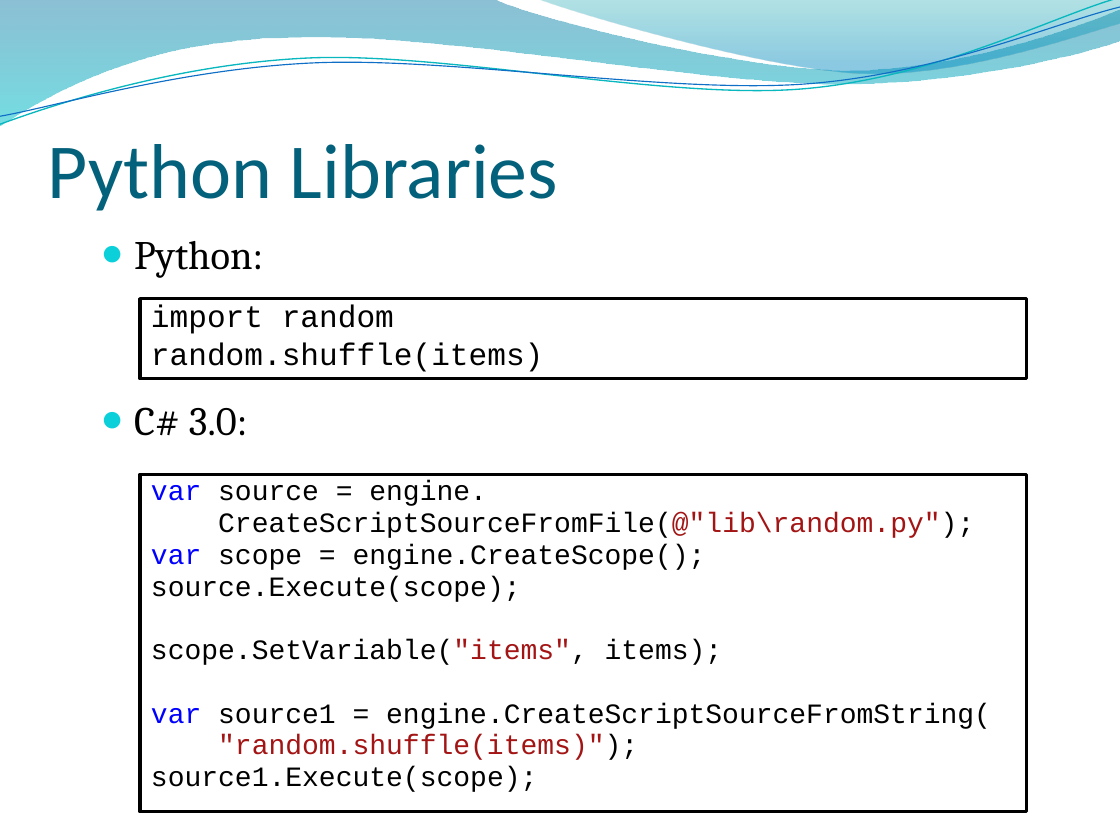
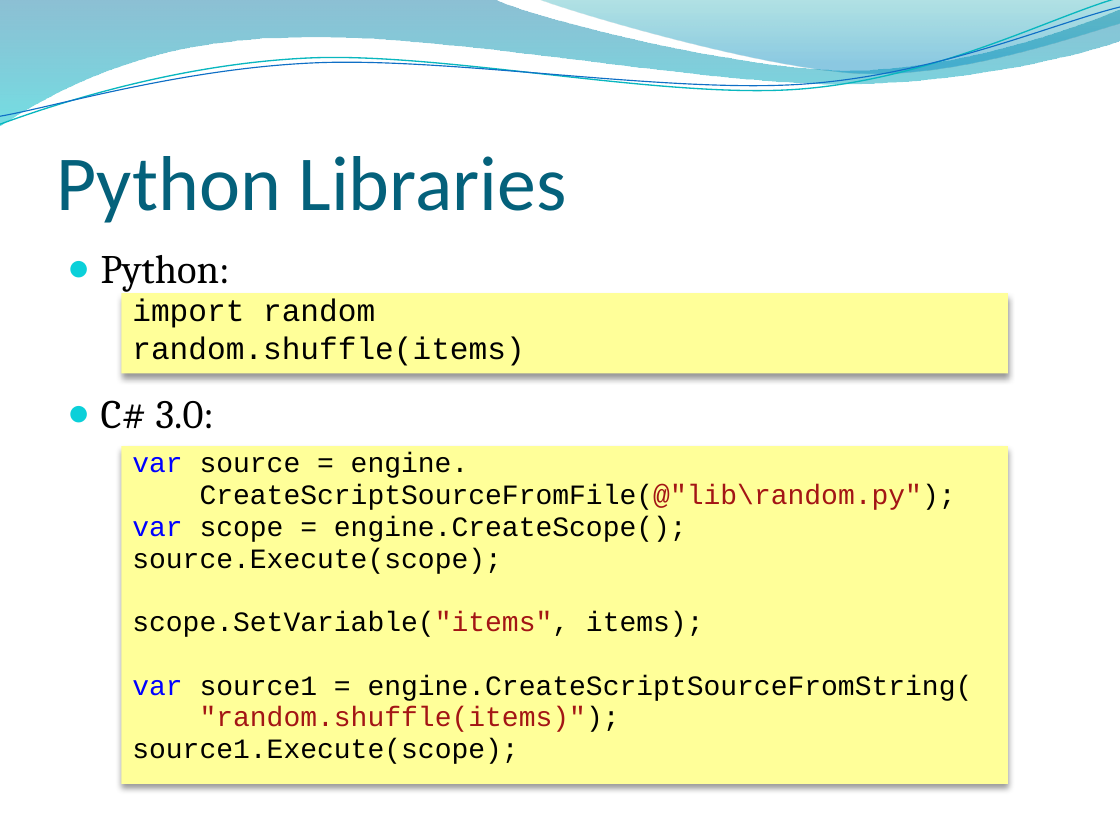
Before and after one commit to dahlbyk/Presentations, a slide deck: slide 8 of DLR/KDahlby.201006.KCDC.DLR.pptx. Drawn at 1120x840 pixels with LibreOffice and Linux fonts; fonts in the diff are those of the drawing; background and template pictures are left out. Boxes give left, top, right and bottom in pixels: in the first picture for what was removed or moved away, otherwise in the second. Text is boxed around its words. In the diff, an @@ line names an element or a change of style, - is before the commit and + after.

```diff
--- a/DLR/KDahlby.201006.KCDC.DLR.pptx
+++ b/DLR/KDahlby.201006.KCDC.DLR.pptx
@@ title "Python Libraries": place and size @@
-title "Python Libraries" at <box>47,144,558,211</box>
+title "Python Libraries" at <box>56,156,566,223</box>
@@ title "Python Libraries" at <box>56,156,566,223</box>: vertical alignment top to bottom @@
@@ text "Python:": place and size @@
-text "Python:" at <box>134,241,263,436</box>
+text "Python:" at <box>101,255,230,429</box>
@@ text "Python:" at <box>101,255,230,429</box>: line spacing 0.78 to 1; less space between paragraphs @@
@@ rectangle "import random": place and size @@
-rectangle "import random" at <box>140,299,1027,380</box>
+rectangle "import random" at <box>121,293,1008,374</box>
@@ rectangle "import random" at <box>121,293,1008,374</box>: fill #FFFFFF to #FFFF99; outline #000000 2 pt to none; shadow on @@
@@ rectangle "var source = engine." at <box>121,446,1008,784</box>: fill #FFFFFF to #FFFF99; outline #000000 2 pt to none; shadow on @@
@@ rectangle "var source = engine.": place and size @@
-rectangle "var source = engine." at <box>140,474,1027,812</box>
+rectangle "var source = engine." at <box>121,446,1008,784</box>
```
Also in this commit, not shown: 29 other slides changed, 1 slide added.
